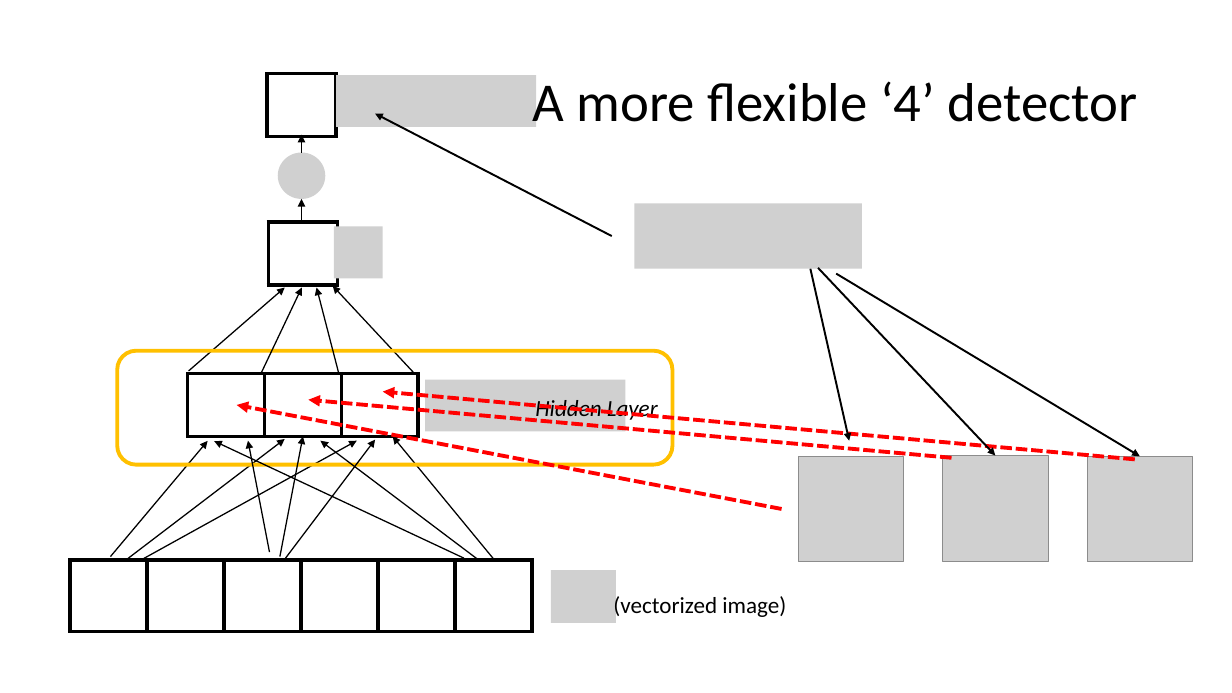
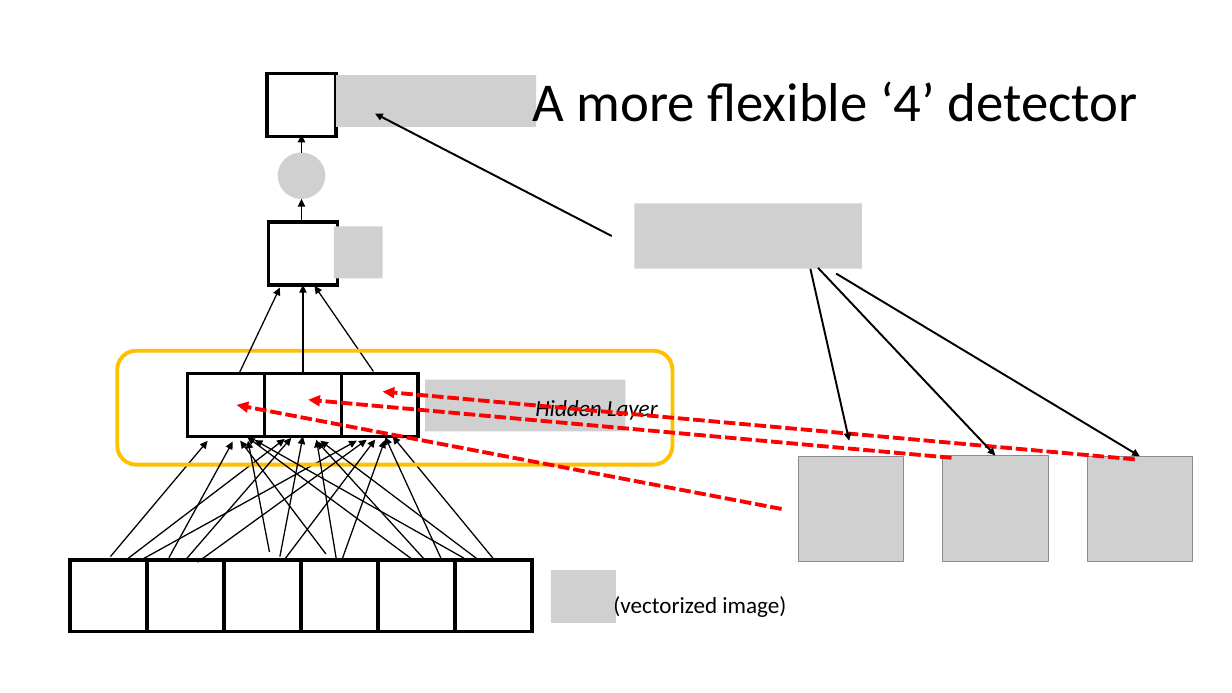
Before and after one commit to mengelhard/mmci_applied_ds, a slide deck: slide 36 of lectures/mlp_updated.pptx. Drawn at 1232x693 pixels with LibreOffice and Linux fonts; fonts in the diff are those of the drawing; grey boxes stand for pictures. Boxes give left, top, right and bottom in pixels: in the first picture for what was removed or moved away, otherwise in the second. Text is boxed around its words. In the diff, an @@ line names an element or a change of style, - is before the commit and + after.

```diff
--- a/lectures/mlp_updated.pptx
+++ b/lectures/mlp_updated.pptx
@@ arrow removed from (189, 371) to (285, 287) @@
@@ arrow moved from (261, 373) - (302, 287) to (239, 373) - (280, 287) @@
@@ arrow moved from (338, 372) - (317, 287) to (303, 373) - (303, 285) @@
@@ arrow moved from (416, 374) - (333, 286) to (373, 372) - (314, 286) @@
@@ arrow added from (169, 558) to (233, 442), #000000 1 pt @@
@@ arrow added from (185, 561) to (291, 438), #000000 1 pt @@
@@ arrow added from (198, 562) to (367, 440), #000000 1 pt @@
@@ arrow added from (326, 554) to (240, 441), #000000 1 pt @@
@@ arrow added from (411, 558) to (248, 437), #000000 1 pt @@
@@ arrow moved from (464, 558) - (214, 441) to (464, 558) - (255, 440) @@
@@ arrow added from (336, 558) to (317, 440), #000000 1 pt @@
@@ arrow added from (424, 559) to (317, 442), #000000 1 pt @@
@@ arrow added from (342, 560) to (385, 440), #000000 1 pt @@
@@ arrow added from (443, 562) to (385, 437), #000000 1 pt @@
```
Also in this commit, not shown: 17 other slides changed, 5 other files.
